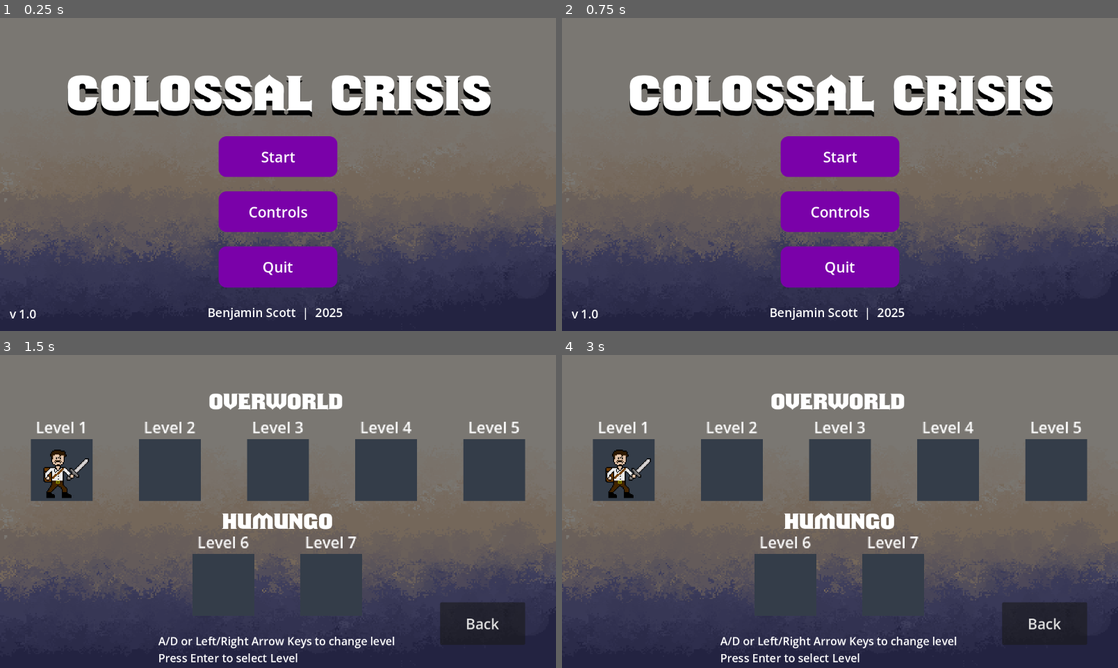
Above: before the commit, frames 1-4 (two rows, left to right).
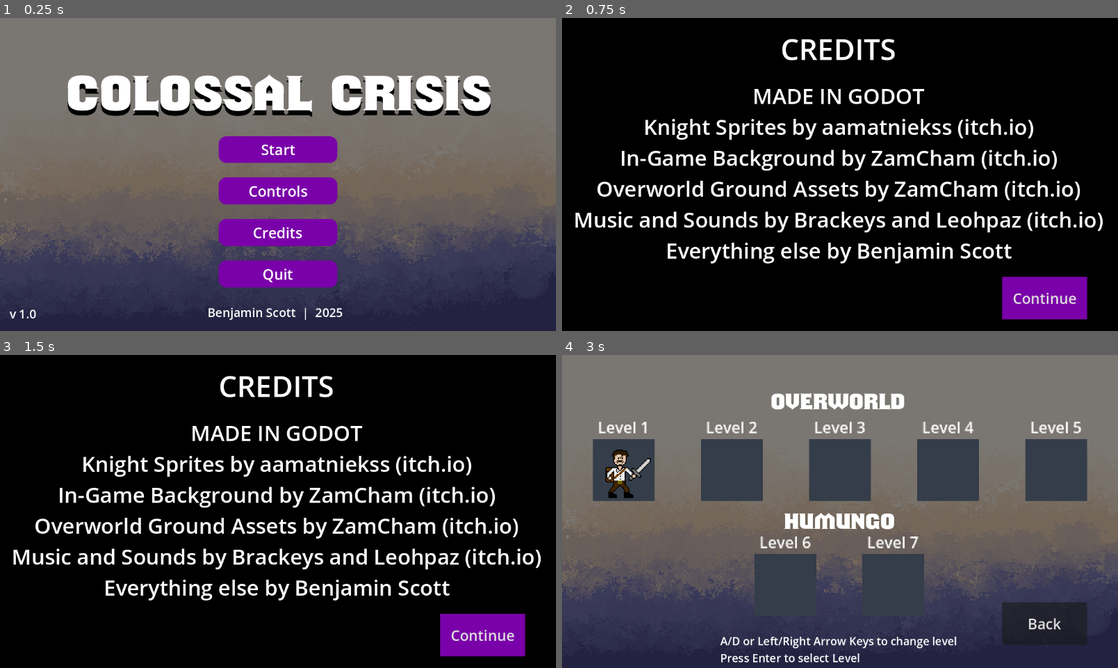
Above: after the commit, the same moments.

Repository: bscott519/NewColossalCrisisGame
Game: Godot game, scene res://Scenes/main_menu.tscn
The game is run twice, just before and just after one commit, with the same random seed, the same clock (stepped at 60 frames per second) and the same inputs. The engine's default icon, where the game draws it, is replaced by a stand-in: a white triangle on a blue panel in a dark square. Sound files missing from this copy of the repository are replaced by a short silence.
Inputs (mouse positions are in pixels of both pictures, inside the frame that each line leads up to):
- Up to frame 1 (0.25 s): no input
- Up to frame 2 (0.75 s): click (840, 233) at 0.5 s, where only the run after the commit has a clickable "Credits"
- Up to frame 3 (1.5 s): click (278, 492) at 1.25 s, where only the run before the commit has a clickable "Start"
- Up to frame 4 (3 s): click (1045, 624) at 2 s, where only the run before the commit has a clickable "Back"; click "Start" at 2.75 s

The runs differ from the first frame. In frame 1, 5.5% of the frame differs, in the area x 39-61%, y 40-85%; in frame 2, 98%; in frame 3, 99%, in the area x 0-100%, y 0-100%; in frame 4, nothing differs.

Commit message:
credits screen done

Diff:
--- a/Scenes/credits.gd
+++ b/Scenes/credits.gd
@@ -1,7 +1,4 @@
 extends Control
 
 func _on_continue_pressed():
-	print("Last played scene: ", Scenemanager.last_played_scene)
-	get_tree().paused = false
-	if Scenemanager.last_played_scene != "":
-		get_tree().change_scene_to_file(Scenemanager.last_played_scene)
+	get_tree().change_scene_to_file("res://Scenes/main_menu.tscn")
--- a/Scenes/credits.tscn
+++ b/Scenes/credits.tscn
@@ -50,11 +50,11 @@
 offset_bottom = 511.0
 theme_override_colors/font_color = Color(1, 1, 1, 1)
 theme_override_font_sizes/font_size = 44
-text = "Made in Godot
-Knight Sprites by
-In-Game Background by
-Sounds Assests by brackeys and
-
+text = "MADE IN GODOT
+Knight Sprites by aamatniekss (itch.io)
+In-Game Background by ZamCham (itch.io)
+Overworld Ground Assets by ZamCham (itch.io)
+Music and Sounds by Brackeys and Leohpaz (itch.io)
 Everything else by Benjamin Scott"
 horizontal_alignment = 1
 
--- a/Scenes/main_menu.tscn
+++ b/Scenes/main_menu.tscn
@@ -92,6 +92,20 @@
 theme_override_styles/normal = SubResource("StyleBoxFlat_tay1g")
 text = "Controls"
 
+[node name="Credits" type="Button" parent="VBoxContainer"]
+layout_mode = 2
+size_flags_vertical = 3
+theme_override_colors/font_hover_color = Color(1, 1, 1, 1)
+theme_override_colors/font_color = Color(1, 1, 1, 1)
+theme_override_colors/font_focus_color = Color(1, 1, 1, 1)
+theme_override_colors/font_pressed_color = Color(1, 1, 1, 1)
+theme_override_font_sizes/font_size = 30
+theme_override_styles/focus = SubResource("StyleBoxEmpty_rb4cd")
+theme_override_styles/hover = SubResource("StyleBoxFlat_d03m1")
+theme_override_styles/pressed = SubResource("StyleBoxFlat_cdj7d")
+theme_override_styles/normal = SubResource("StyleBoxFlat_tay1g")
+text = "Credits"
+
 [node name="Quit" type="Button" parent="VBoxContainer"]
 layout_mode = 2
 size_flags_vertical = 3
@@ -166,5 +180,6 @@
 
 [connection signal="pressed" from="VBoxContainer/Start" to="." method="_on_start_pressed"]
 [connection signal="pressed" from="VBoxContainer/Controls" to="." method="_on_controls_pressed"]
+[connection signal="pressed" from="VBoxContainer/Credits" to="." method="_on_credits_pressed"]
 [connection signal="pressed" from="VBoxContainer/Quit" to="." method="_on_quit_pressed"]
 [connection signal="finished" from="TitleTheme" to="." method="_on_title_theme_finished"]
--- a/Scripts/main_menu.gd
+++ b/Scripts/main_menu.gd
@@ -22,3 +22,7 @@
 
 func _on_title_theme_finished():
 	$TitleTheme.play()
+
+func _on_credits_pressed():
+	Scenemanager.set_last_scene(get_tree().current_scene.scene_file_path)
+	get_tree().change_scene_to_file("res://Scenes/credits.tscn")
